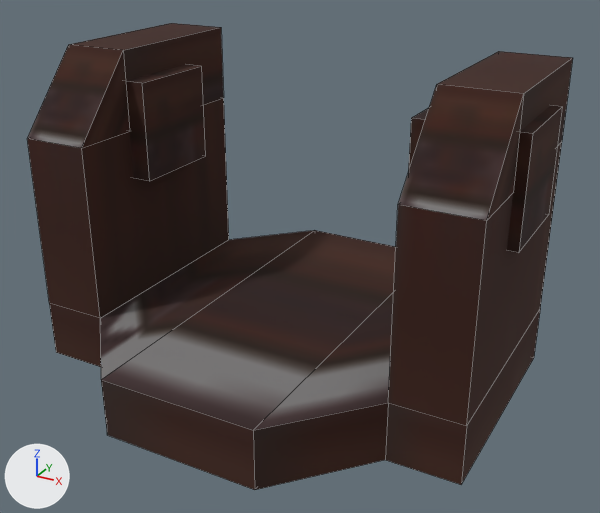
Two versions of the OBJ model src/main/resources/assets/neepmeat/models/block/phage_ray/phage_ray.obj, one commit apart.
One viewpoint serves both versions: a 50 mm lens placed at (2.4, -4.28, 2.88), pointed at (0.1, -0.09, 0.78). The axes (+X, +Y, +Z) are drawn at lower left. The lights are the same throughout. Mesh edges are drawn as thin lines. Where no turn or scale is listed for an object, it has been applied to the vertices.

Script lines for the objects in view, before the commit:
```python
me_cube = bpy.data.meshes.new('cube')
me_cube.from_pydata(...)  # 32 vertices, 28 faces; spans x -1.44..1.44, y -1.31..1.25, z 0.0..1.5
me_cube.materials.append(mat_m_7686b918_399f_0d3b_d365_805c91fc0861)  # picture img_main
# before: 0 (-0.5, -1.31, 0.38) at pixel (101, 379), 2 (-0.5, -1.31, 0.0) at pixel (107, 435), 3 (-0.5, 1.25, 0.0), 6 (-1.0, -0.75, 0.0), 7 (-1.0, 0.75, 0.0)
# before: 9 (0.5, -1.31, 0.38) at pixel (253, 430), 10 (0.5, 1.25, 0.0), 11 (0.5, -1.31, 0.0) at pixel (254, 489), 14 (1.0, 0.75, 0.0), 15 (1.0, -0.75, 0.0) at pixel (385, 459)
# before: 18 (1.44, 0.75, 0.0) at pixel (533, 357), 19 (1.44, -0.75, 0.0) at pixel (461, 484), 25 (-1.44, -0.75, 0.0) at pixel (56, 352), 29 (-1.44, 0.75, 0.0)
me_cube_001 = bpy.data.meshes.new('cube.001')
me_cube_001.from_pydata(...)  # a box spanning x 0.875..1.5, y -0.312..0.313, z 1.188..1.812
me_cube_001.materials.append(mat_m_7686b918_399f_0d3b_d365_805c91fc0861)  # picture img_main
me_cube_003 = bpy.data.meshes.new('cube.003')
me_cube_003.from_pydata(...)  # 10 vertices, 9 faces; spans x -1.44..-1.0, y -0.75..0.75, z 1.5..2.0
me_cube_003.materials.append(mat_m_7686b918_399f_0d3b_d365_805c91fc0861)  # picture img_main
ob_cube = bpy.data.objects.new('cube', me_cube)
ob_cube.location = (0.0, 0.0, 0.0)
ob_cube_001 = bpy.data.objects.new('cube.001', me_cube_001)
ob_cube_001.location = (0.0, 0.0, 0.0)
ob_cube_003 = bpy.data.objects.new('cube.003', me_cube_003)
ob_cube_003.location = (0.0, 0.0, 0.0)
# also in view: 'cube.002' at (1.22, 0.0, 1.75); 'cube.004' at (-1.19, 0.0, 1.5)
```
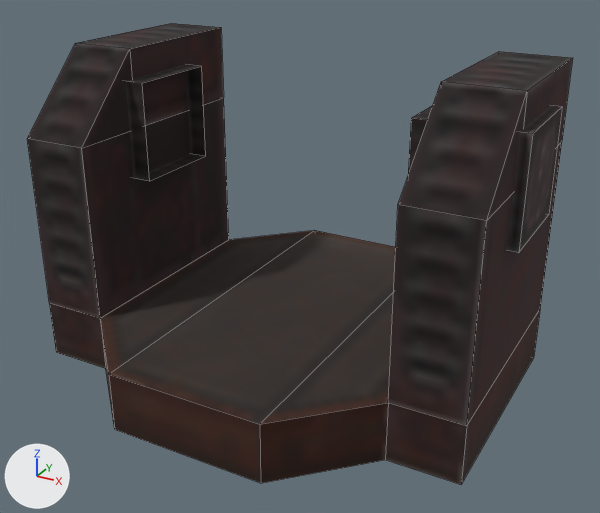
The change, as a diff of the scene's bpy script:
```diff
--- a/src/main/resources/assets/neepmeat/models/block/phage_ray/phage_ray.obj.py
+++ b/src/main/resources/assets/neepmeat/models/block/phage_ray/phage_ray.obj.py
@@ me_cube @@
 # used by ob_cube; location = (0.0, 0.0, 0.0)
 # verts and faces of me_cube; kept vertices keep their numbers, new ones are numbered from 32
-me_cube.from_pydata(...)  # 32 vertices, 28 faces; spans x -1.44..1.44, y -1.31..1.25, z 0.0..1.5
+me_cube.from_pydata(...)  # 32 vertices, 23 faces; spans x -1.44..1.44, y -1.25..1.25, z 0.0..1.5
+# me_cube part 1
+delete_faces([(2, 6, 7, 3), (2, 3, 10, 11), (10, 14, 15, 11), (14, 18, 19, 15), (6, 25, 29, 7)])
+for i in [0, 2, 9, 11]: verts[i] += (0.0, 0.06, 0.0)
+# me_cube part 2: 23 kept faces spanning x -1.44..1.44, y -1.25..1.25, z 0.0..1.5 get new texture (UV) coordinates
 me_cube.materials.append(mat_m_7686b918_399f_0d3b_d365_805c91fc0861)
```

What differs and where, as boxes [x1, y1, x2, y2] in the pictures (600 x 513 px):
'cube', reshaped: before [27, 98, 562, 490]; after [27, 98, 562, 485]
part 1 of me_cube, cut back: before [100, 230, 396, 490]; after [100, 230, 396, 483]
part 2 of me_cube, surface changed (brown to black): [27, 98, 549, 485] in both
